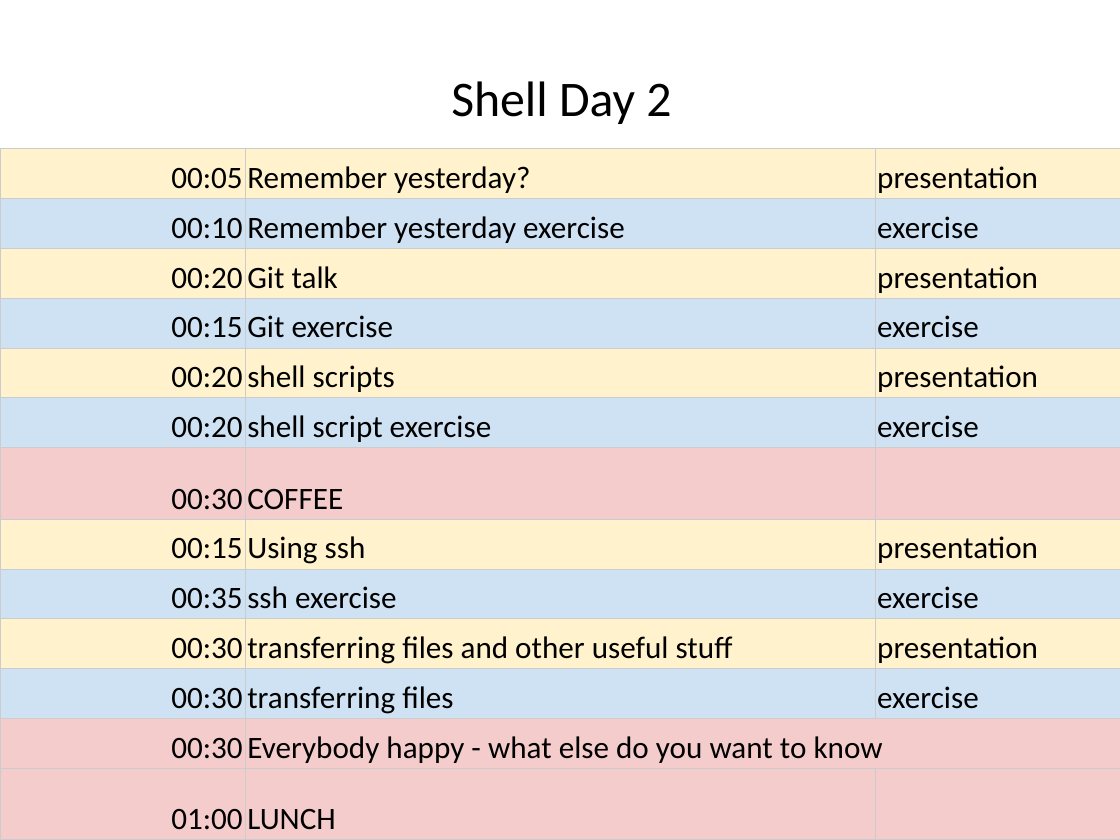
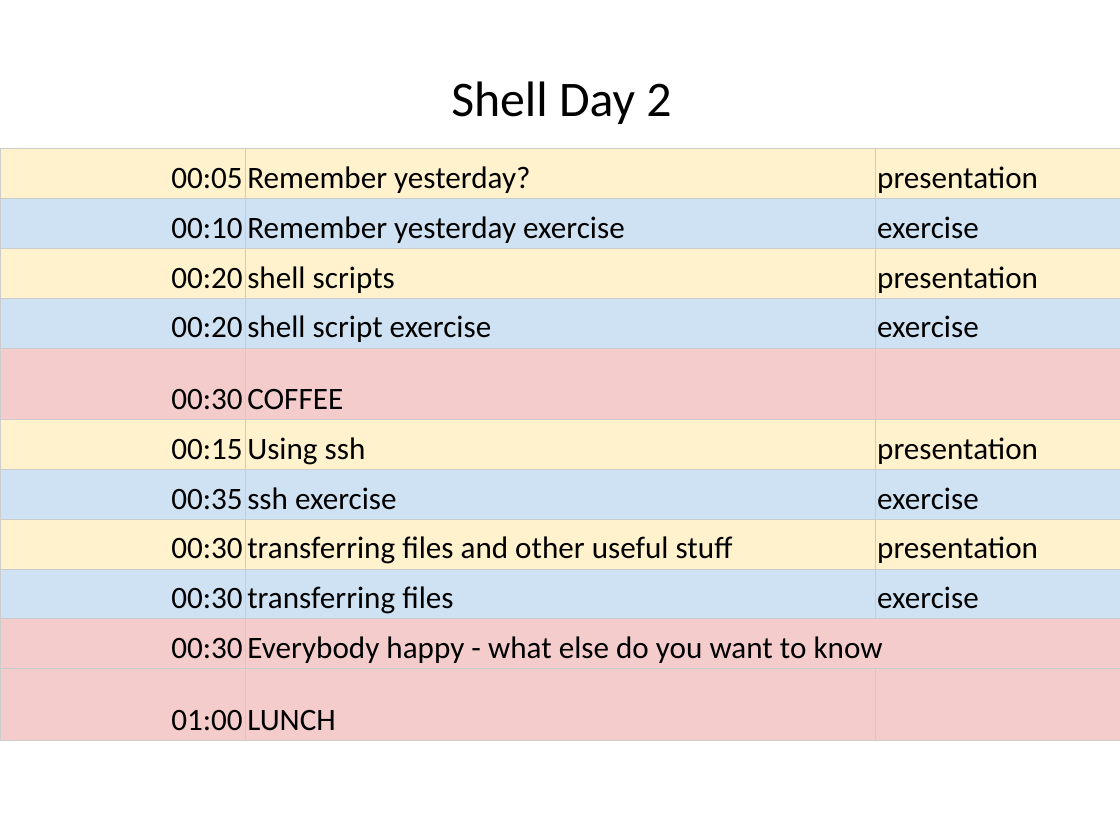
Before and after one commit to ncasuk/ncas-isc, a slide deck: slide 8 of shell/presentations/01_editors.pptx. Drawn at 1120x840 pixels with LibreOffice and Linux fonts; fonts in the diff are those of the drawing; background and template pictures are left out. Boxes give left, top, right and bottom in pixels: in the first picture for what was removed or moved away, otherwise in the second. Text is boxed around its words. In the diff, an @@ line names an element or a change of style, - is before the commit and + after.

```diff
--- a/shell/presentations/01_editors.pptx
+++ b/shell/presentations/01_editors.pptx
@@ table at (x1=0, y1=149, x2=1120, y2=740) @@
-row 3: 00:20 | Git talk | presentation
-row 4: 00:15 | Git exercise | exercise
```
Also in this commit, not shown: 4 other slides changed, 1 slide added, 1 slide removed, 9 other files.
